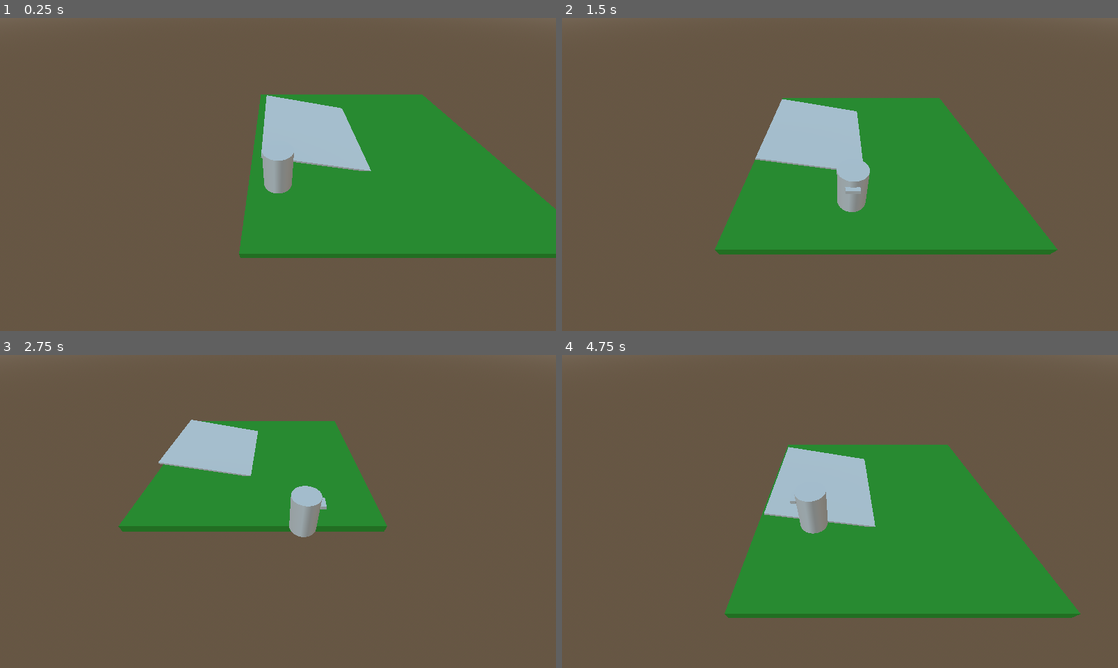
Above: before the commit, frames 1-4 (two rows, left to right).
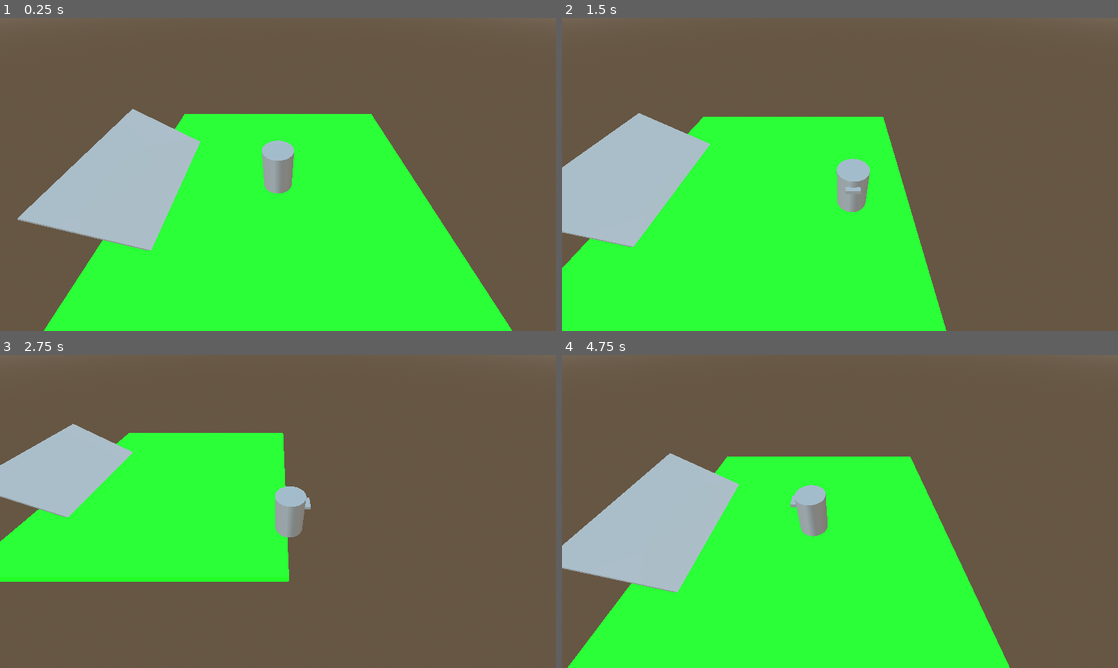
Above: after the commit, the same moments.

Repository: 0rbios/Haunted-Housekeeping
Game: Godot game, scene res://Game/SYS/GAME/GAME_MANAGER.tscn
Same seed, same stepped clock (60 frames per second), same inputs: the game is played once before the commit and once after it.
Inputs:
- Up to frame 1 (0.25 s): no input
- Up to frame 2 (1.5 s): hold Right (ui_right) 0.53-1.28 s; hold Down (ui_down) from 1.28 s (still down)
- Up to frame 3 (2.75 s): release Down (ui_down) at 2.03 s; hold Right (ui_right) from 2.03 s (still down)
- Up to frame 4 (4.75 s): release Right (ui_right) at 2.78 s; hold Up (ui_up) 2.78-3.53 s; hold Left (ui_left) from 3.53 s (still down)

The runs differ from the first frame. In frame 1, 56% of the frame differs, in the area x 3-100%, y 24-100%; in frame 2, 51%; in frame 3, 29%; in frame 4, 50%.

Commit message:
Ground colour can now be set by map details

Diff:
--- a/Game/Modules/Map/Map.tscn
+++ b/Game/Modules/Map/Map.tscn
@@ -20,7 +20,7 @@
 script = ExtResource("1_pjwwc")
 
 [node name="Base" type="MeshInstance3D" parent="." unique_id=1244026279]
-transform = Transform3D(10, 0, 0, 0, 0.3, 0, 0, 0, 10, 3.94244, 0, -2.3926482)
+transform = Transform3D(10, 0, 0, 0, 0.3, 0, 0, 0, 10, 0, 0, 0)
 mesh = SubResource("BoxMesh_0ipjx")
 
 [node name="Physics Body" type="StaticBody3D" parent="Base" unique_id=1675309543]
@@ -29,7 +29,7 @@
 shape = SubResource("BoxShape3D_pjwwc")
 
 [node name="Ramp" type="MeshInstance3D" parent="." unique_id=1510574730]
-transform = Transform3D(-4.371139e-08, 0.17364813, 0.9848075, 0, 0.9848075, -0.17364813, -1, -7.590401e-09, -4.30473e-08, 1.5168102, 0.47570762, -3.1400032)
+transform = Transform3D(-4.371139e-08, 0.5735763, 0.8191518, 0, 0.8191518, -0.5735763, -1, -2.5071817e-08, -3.5806263e-08, -3.9866793, 0.45942736, 0)
 mesh = SubResource("BoxMesh_pjwwc")
 
 [node name="Physics Body" type="StaticBody3D" parent="Ramp" unique_id=1899414223]
--- a/Game/Modules/Map/Scripts/MAP_BUILDER.gd
+++ b/Game/Modules/Map/Scripts/MAP_BUILDER.gd
@@ -3,10 +3,18 @@
 # Assembles the map. Including ghosts, dirt and players.
 
 var _mLoad = preload("res://Game/Modules/Map/Scripts/MAP_LOADER.gd").new()
+var _validHexAlpha = ['a', 'b', 'c', 'd', 'e', 'f']
 
 # Takes in the map data and applies it to the scene.
 func buildScene() -> void:
-	_mLoad.loadMap(_mLoad.readMap("res://Game/Maps/DEBUG.json"))
+	var mapConfig = _mLoad.loadMap(_mLoad.readMap("res://Game/Maps/DEBUG.json"))
+	var mapColour = ''
+
+	if "colour" in mapConfig.keys():
+		mapColour = mapConfig["colour"].strip_edges()
+
+	var colourLayer = $Base.get_active_material(0)
+	colourLayer.albedo_color = _cleanColour(mapColour)
 
 func _ready() -> void:
 	var base = $Base
@@ -26,3 +34,23 @@
 	self.call_deferred("add_child", camera)
 
 	camera.make_current()
+
+func _cleanColour(inHex : String) -> String:
+	var colour = '#'
+
+	if inHex.length() - 1 < 6:
+		for h in range(6 - (inHex.length() - 1)):
+			inHex += 'F'
+
+	for h in inHex:
+		if h == '#': continue
+
+		if h.is_valid_int() or h in _validHexAlpha:
+			colour += h
+			continue
+
+		colour += 'F'
+
+	colour = colour.left(7)
+
+	return colour
--- a/Game/Modules/Map/Scripts/MAP_LOADER.gd
+++ b/Game/Modules/Map/Scripts/MAP_LOADER.gd
@@ -17,18 +17,25 @@
 	return mapData
 
 # Takes the raw data, cleans it up and defaults out any missing or broken data.
-func loadMap(data : Array) -> void:
+func loadMap(data : Array) -> Dictionary:
 	var cleanData = []
+	var mapConfig = {}
 
 	for datapoint in data:
 		# Give up on any item that doesn't have a type in the valid item list
 		if "type" not in datapoint.keys(): continue
+
+		if datapoint["type"] == "map":
+			mapConfig = datapoint
+
 		var foundItem = _findType(datapoint["type"])
 		if foundItem == null: continue
 
-		# Check for an then run the items cleanup script
+		# Check for and then run the items cleanup script
 		if "clean" in foundItem:
 			cleanData.append(foundItem.clean())
+
+	return mapConfig
 
 func _findType(iType : String) -> PackedScene:
 	for item in items:
--- a/Game/Modules/Player/Player.tscn
+++ b/Game/Modules/Player/Player.tscn
@@ -17,6 +17,7 @@
 
 [node name="Player" type="CharacterBody3D" unique_id=1690121897]
 floor_constant_speed = true
+floor_max_angle = 0.5235988
 script = ExtResource("1_ye0f3")
 
 [node name="Model" type="MeshInstance3D" parent="." unique_id=574022643]
Not shown, changed: Docs/TODO.md
